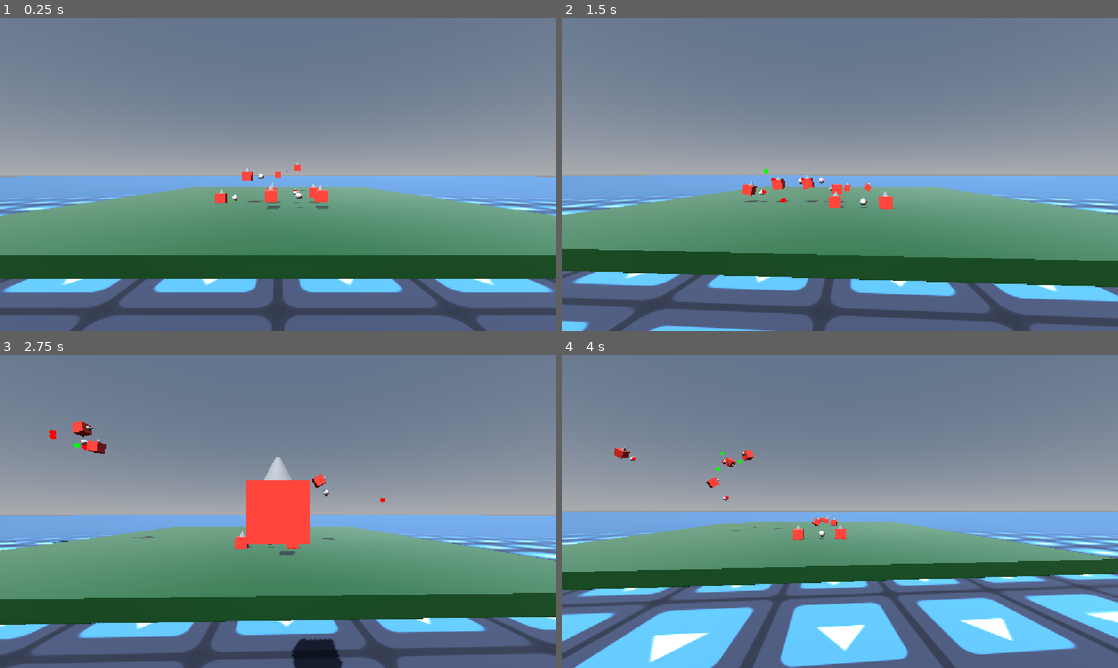
Above: before the commit, frames 1-4 (two rows, left to right).
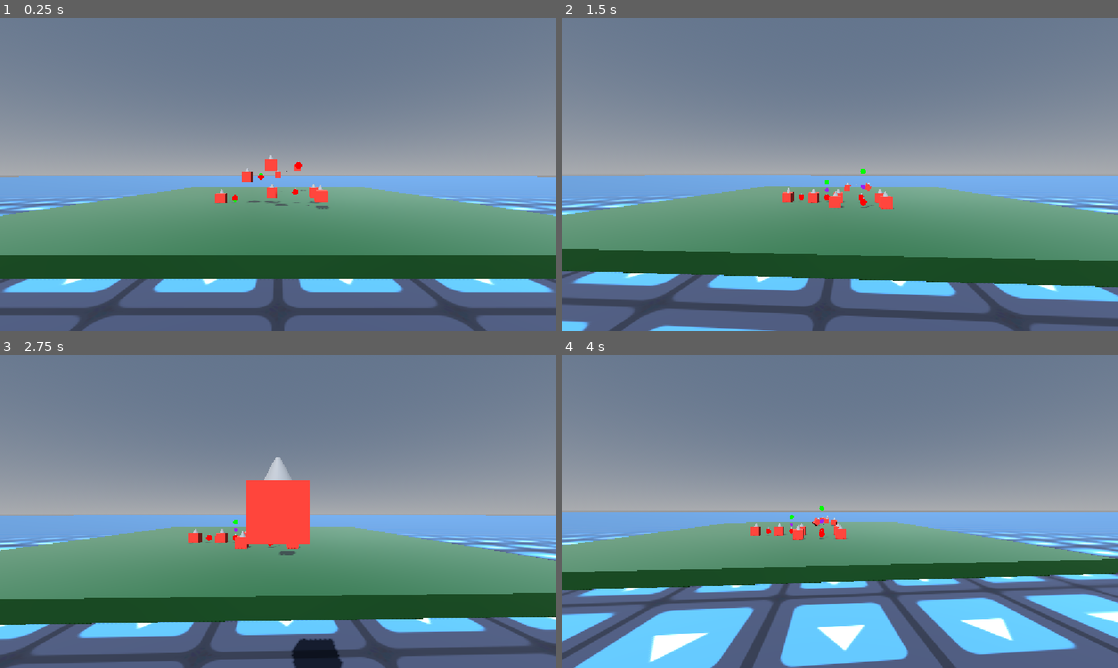
Above: after the commit, the same moments.

Repository: Deojee/new-betterer-hinges
Game: Godot game, scene res://scenes/world.tscn
Two runs of this game, one before a commit and one after it. Both use one fixed random seed, a clock stepped at 60 frames per second and the inputs below. The engine's default icon, where the game draws it, is replaced by a stand-in: a white triangle on a blue panel in a dark square.
Inputs (mouse positions are in pixels of both pictures, inside the frame that each line leads up to):
- Up to frame 1 (0.25 s): no input
- Up to frame 2 (1.5 s): move the mouse to (867, 174) at 0.52 s; hold Up (ui_up) from 0.53 s (still down); tap A (a) at 0.6 s; tap D (d) at 0.8, 1.35 s; move the mouse to (812, 174) at 1.27 s
- Up to frame 3 (2.75 s): keep holding Up (ui_up); tap E (e) at 1.55 s; move the mouse to (289, 505) at 2.02 s; hold E (e) from 2.03 s (still down); tap Q (q) at 2.3 s
- Up to frame 4 (4 s): keep holding Up (ui_up); move the mouse to (834, 517) at 2.77 s; release E (e) at 2.78 s; tap Q (q) at 2.85 s; tap S (s) at 3.05, 3.6 s; move the mouse to (878, 514) at 3.52 s; hold T (t) from 3.53 s (still down)

The runs differ from the first frame. In frame 1, 0.3% of the frame differs, in the area x 41-56%, y 43-62%; in frame 2, 0.7%, in the area x 32-58%, y 48-61%; in frame 3, 0.7%; in frame 4, 0.5%.

Commit message:
shredding the pin joint stuff

Diff:
--- a/scenes/world.tscn
+++ b/scenes/world.tscn
@@ -523,7 +523,7 @@
 [node name="double pin" type="Node3D" parent="otherBoxes" unique_id=1800463343]
 
 [node name="box5" parent="otherBoxes/double pin" unique_id=232950494 instance=ExtResource("2_aqk2v")]
-transform = Transform3D(1, 0, 0, 0, 1, 0, 0, 0, 1, 0.62390995, 2.7443676, 27.37781)
+transform = Transform3D(1, 0, 0, 0, 1, 0, 0, 0, 1, 0.62390995, 5.4366684, 27.37781)
 
 [node name="newPinJoint" parent="otherBoxes/double pin/box5" unique_id=668528597 node_paths=PackedStringArray("nodeA", "nodeB") instance=ExtResource("7_i7141")]
 transform = Transform3D(1, 0, 0, 0, 1, 0, 0, 0, 1, -2.4513226, 0, 0)
--- a/scripts/PinJointPlus.gd
+++ b/scripts/PinJointPlus.gd
@@ -2,8 +2,8 @@
 
 class_name PinJointPlus
 
-@export var nodeA : PhysicsBody3D
-@export var nodeB : PhysicsBody3D
+@export var nodeA : RigidBody3D
+@export var nodeB : RigidBody3D
 
 var lastFrameTransform : Transform3D
 
@@ -104,12 +104,14 @@
 
 	var objectAPoint = nodeA.global_transform * offsetA.affine_inverse()
 	var objectBPoint = nodeB.global_transform * offsetB.affine_inverse()
+	var middle = objectAPoint.interpolate_with(objectBPoint,0.5)
 
 	#Mathy.draw_line_between(get_tree(),objectAPoint.origin,nodeA.global_position,0.3,Color.RED)
 	#Mathy.draw_line_between(get_tree(),objectBPoint.origin,nodeB.global_position,0.3,Color.BLUE)
 
-	MP.mark(objectAPoint.origin,0.5,Color.RED)
+	MP.mark(objectAPoint.origin,0.6,Color.RED)
 	MP.mark(objectBPoint.origin,0.5,Color.GREEN)
+	MP.mark(middle.origin,0.4,Color.PURPLE)
 
 
 	for i in 1:
@@ -127,55 +129,6 @@
 
 
 	lastFrameTransform = global_transform
-
-
-
-
-
-func alignToAxis(del):
-
-	#point where object A wants the pinjoint to be
-	var objectAPoint = nodeA.global_transform * offsetA.affine_inverse()
-	var objectBPoint = nodeB.global_transform * offsetB.affine_inverse()
-
-
-	#var objectAxisAPoint = nodeA.global_transform * axisOffsetA.affine_inverse()
-	#var objectAxisBPoint = nodeB.global_transform * axisOffsetB.affine_inverse()
-
-
-	var middle = objectAPoint.interpolate_with(objectBPoint,0.5)
-
-	var objAToMiddle = middle.origin - nodeA.global_position
-	var objAToPoint = objectAPoint.origin - nodeA.global_position
-
-	var objBToMiddle = middle.origin - nodeB.global_position
-	var objBToPoint = objectBPoint.origin - nodeB.global_position
-
-	#var objAAxis = -(objectAPoint.origin - objectAxisAPoint.origin)
-	var objectAAngleOffAxis = objAToMiddle.angle_to(objAToPoint)
-	var objectAAxis
-	if objectAAngleOffAxis > 0: # and !nodeA.freeze:
-		objectAAxis = (objAToMiddle.cross(objAToPoint)).normalized()
-
-		#nodeA.angular_velocity -= nodeA.angular_velocity.dot(objectAAxis) * objectAAxis * 0.5
-		var dif = (objectAAxis * objectAAngleOffAxis * TPS ) - nodeA.angular_velocity
-		nodeA.angular_velocity += dif * getAPortion(del)
-		nodeB.angular_velocity -= dif * getBPortion(del)
-
-	#var objBAxis = -(objectBPoint.origin - objectAxisBPoint.origin)
-	var objectBAngleOffAxis = objBToMiddle.angle_to(objBToPoint)
-	var objectBAxis
-	if objectBAngleOffAxis > 0: # and !nodeB.freeze:
-		objectBAxis = (objBToMiddle.cross(objBToPoint)).normalized()
-
-		var dif = (objectBAxis * objectBAngleOffAxis * TPS ) - nodeB.angular_velocity
-
-		nodeA.angular_velocity -= dif * getAPortion(del)
-		nodeB.angular_velocity += dif * getBPortion(del)
-
-
-
-
 
 func getAPortion(del):
 	#if nodeA.freeze:
@@ -202,61 +155,17 @@
 
 	var middle = objectAPoint.interpolate_with(objectBPoint,0.5)
 
-	if Input.is_action_pressed("q"):
-		return
-
-	nodeA.linear_velocity -= aVel
-	nodeA.angular_velocity -= aAng
-	nodeB.linear_velocity -= bVel
-	nodeB.angular_velocity -= bAng
-
 	var aTarget = -(objectAPoint.origin - middle.origin) * TPS
 	var bTarget = -(objectBPoint.origin - middle.origin) * TPS
 
+	nodeA.linear_velocity -= aVel * del
+	nodeB.linear_velocity -= bVel * del
 
-	#aVel = aTarget * getAPortion(del) - bTarget * getBPortion(del)
-	#bVel = -aTarget * getAPortion(del) + bTarget * getBPortion(del)
-	aVel = aTarget * getAPortion(del)
-	bVel = bTarget * getBPortion(del)
+	aVel = aTarget * 0.5 + bTarget * 0.5
+	bVel = bTarget * 0.5 + aTarget * 0.5
 
-	aAng = getTorqueFromPos(nodeA,objectAPoint.origin,aVel) * 0.25
-	aAng += getTorqueFromPos(nodeA,objectAPoint.origin,-bVel) * 0.25
-
-	bAng = getTorqueFromPos(nodeB,objectAPoint.origin,bVel) * 0.25
-	bAng += getTorqueFromPos(nodeB,objectAPoint.origin,-aVel) * 0.25
-
-	aVel -= bTarget * getBPortion(del)
-	bVel -= aTarget * getAPortion(del)
-
-	nodeA.linear_velocity += aVel
-	nodeA.angular_velocity += aAng
-	nodeB.linear_velocity += bVel
-	nodeB.angular_velocity += bAng
-
-	#apply_force_from_pos(nodeB,objectAPoint.origin,-aTarget * getAPortion(del))
-	#apply_force_from_pos(nodeA,objectBPoint.origin,-bTarget * getBPortion(del))
-
-	return
-	var aTargetDir = aTarget.normalized()
-	var bTargetDir = bTarget.normalized()
-
-
-	nodeA.linear_velocity -= aVel
-	nodeB.linear_velocity -= bVel
-
-	var aDif = aTarget - nodeA.linear_velocity
-	var bDif = bTarget - nodeB.linear_velocity
-
-	var linearVel = (nodeA.linear_velocity + nodeB.linear_velocity)/20.0
-
-	var divisor = 2.0
-
-	aVel = (aDif) * getAPortion(del) - (bDif) * getBPortion(del)
-	bVel = -(aDif) * getAPortion(del) + (bDif) * getBPortion(del)
-
-	nodeA.linear_velocity += aVel
-	nodeB.linear_velocity += bVel
-
+	nodeA.linear_velocity += aVel * del
+	nodeB.linear_velocity += bVel * del
 
 
 
